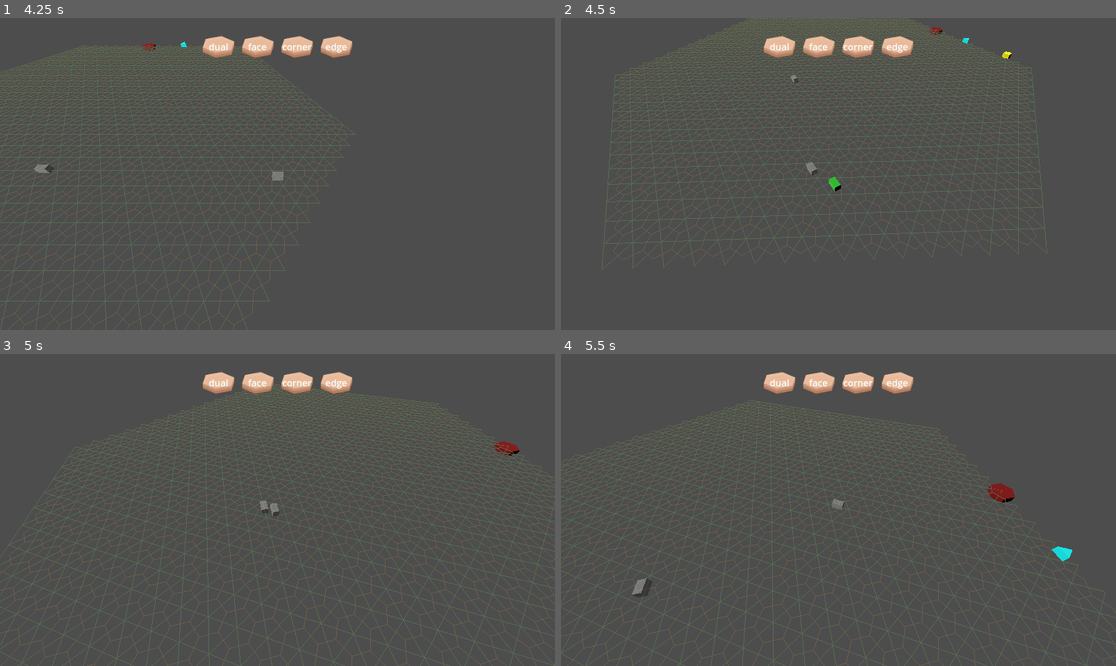
Above: before the commit, frames 1-4 (two rows, left to right).
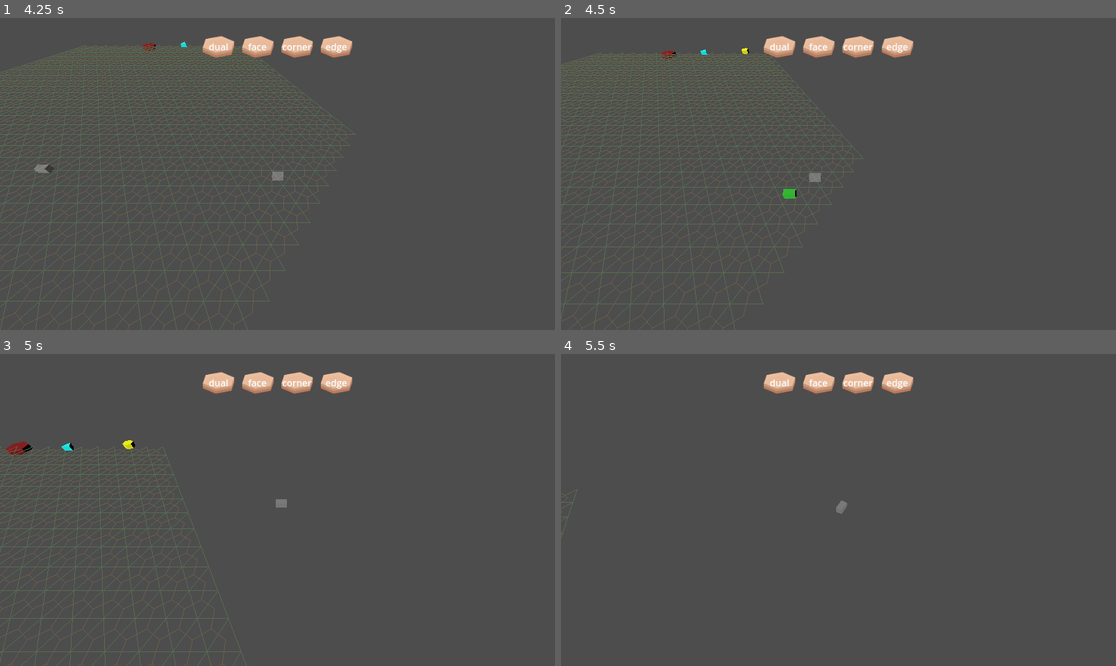
Above: after the commit, the same moments.

Repository: justfordoener/schmuck-of-schmiles
Game: Godot game, scene res://scenes/module_sandbox.tscn
The game is run twice, just before and just after one commit, with the same random seed, the same clock (stepped at 60 frames per second) and the same inputs.
Inputs (mouse positions are in pixels of both pictures, inside the frame that each line leads up to):
- Up to frame 1 (4.25 s): click (216, 46) at 0.5 s; click (255, 46) at 1.25 s; click (299, 46) at 2 s; click (338, 46) at 2.75 s; tap Enter at 3.5 s; move the mouse to (399, 158) at 3.52 s; hold D (move_right) from 3.53 s (still down); hold Middle mouse button (rotate) from 3.53 s (still down)
- Up to frame 2 (4.5 s): move the mouse to (810, 174) at 4.27 s; release D (move_right) at 4.28 s; release Middle mouse button (rotate) at 4.28 s; hold W (move_forward) from 4.28 s (still down); click (810, 174) at 4.35 s
- Up to frame 3 (5 s): keep holding W (move_forward); tap Middle mouse button (rotate) at 4.55 s
- Up to frame 4 (5.5 s): move the mouse to (894, 441) at 5.02 s; release W (move_forward) at 5.03 s; hold D (move_right) from 5.03 s (still down); hold Middle mouse button (rotate) from 5.03 s (still down); tap Z (mouse_wheel_down) at 5.1 s

Frame 1 is identical in both runs. In frame 2, 18% of the frame differs, in the area x 0-88%, y 0-100%; in frame 3, 17%; in frame 4, 12%.

Commit message:
#110 Refactor Camera Controller V
Bell curve for slower and faster zooming depending on the current zoom.
Deleted redundant code
comment changes
Camera is now pulled in the camera script and not in grid_manager

Diff:
--- a/scripts/managers/grid_manager.gd
+++ b/scripts/managers/grid_manager.gd
@@ -32,7 +32,8 @@
 var camera : Camera3D
 
 func _ready():
-	camera = camera_controller.find_child("Camera3D", true, false)
+	#camera = camera_controller.find_child("Camera3D", true, false)
+	camera = camera_controller.camera
 	set_process(false)
 
 func _create_preview_instance():
--- a/scripts/player_controller/rts_camera.gd
+++ b/scripts/player_controller/rts_camera.gd
@@ -15,9 +15,10 @@
 @export var zoom_speed = 3.0
 @export var min_zoom = -28.0
 @export var max_zoom = 10.0
+@export var min_zoom_speed = 0.15 # as % of max speed (max_speed = 1.0)
 var zoom_target: float
-@export var min_pitch := -25.0   # weit rausgezoomt
-@export var max_pitch :=  10.0   # nah rangezoomt
+@export var min_pitch := -25.0   # when zoomed out
+@export var max_pitch :=  10.0   # when zoomed in
 
 # mouse
 @export var mouse_sensitivity = 0.3
@@ -26,6 +27,8 @@
 @onready var zoom_pivot = $CameraRotX/CameraZoomPivot
 @onready var camera = $CameraRotX/CameraZoomPivot/Camera3D
 
+# orbit pivot (The space the camera is currently looking at) -> Not in use atm
+#var orbit_point: Vector3
 
 func _ready() -> void:
 	move_target = position
@@ -34,11 +37,13 @@
 
 	#camera.look_at(position)
 
-func _input(event: InputEvent) -> void:
-	if event is InputEventMouseMotion and Input.is_action_pressed("rotate"):
-		rotate_keys_target -= event.relative.x * mouse_sensitivity
-		rotation_x.rotation_degrees.x -= event.relative.y * mouse_sensitivity
-		rotation_x.rotation_degrees.x = clamp(rotation_x.rotation_degrees.x, -40, 10)
+#func _input(event: InputEvent) -> void:
+	#if event is InputEventMouseMotion and Input.is_action_pressed("rotate"):
+	#	rotate_keys_target -= event.relative.x * mouse_sensitivity
+	#	rotation_x.rotation_degrees.x -= event.relative.y * mouse_sensitivity
+	#	rotation_x.rotation_degrees.x = clamp(rotation_x.rotation_degrees.x, -40, 10)
+
+
 
 # Called every frame. 'delta' is the elapsed time since the previous frame.
 func _process(_delta: float) -> void:
@@ -59,11 +64,14 @@
 	var current_zoom = 1 - inverse_lerp(min_zoom, max_zoom, zoom_target)
 
 	# set movement targets
-	var zoom_move_factor = 1.0 - current_zoom + 0.2 #vorher: 1.0 - current_zoom
+	var zoom_move_factor = 1.0 - current_zoom + 0.2
 	move_target += move_speed * zoom_move_factor * movement_direction
-	#move_target += move_speed * movement_direction
 	rotate_keys_target += rotate_keys_speed * rotate_keys_direction
-	zoom_target += zoom_speed * zoom_direction
+
+	# Zoom - fast in the middle, slow at edges
+	var zoom_curve = 1.0 - abs(current_zoom - 0.5) * 2.0
+	zoom_curve = clamp(zoom_curve, min_zoom_speed, 1.0)
+	zoom_target += zoom_speed * zoom_direction * zoom_curve
 	zoom_target = clamp(zoom_target, min_zoom, max_zoom)
 
 	# lerp to movement targets
@@ -80,3 +88,20 @@
 		target_pitch,
 		floatyness
 	)
+# Raycast testing stuff (not working yet)
+#func get_camera_look_point() -> Vector3:
+#	var from = camera.global_transform.origin
+#	var dir = -camera.global_transform.basis.z.normalized()
+#
+#	var space = get_world_3d().direct_space_state
+#
+#	# Raycast
+#	var query = PhysicsRayQueryParameters3D.create(from, from + dir * 5000)
+#	var result = space.intersect_ray(query)
+#
+#	if result.size() > 0:
+#		print (result)
+#		return result.position
+#	else:
+#		print (result)
+#		return from + dir * 10.0
